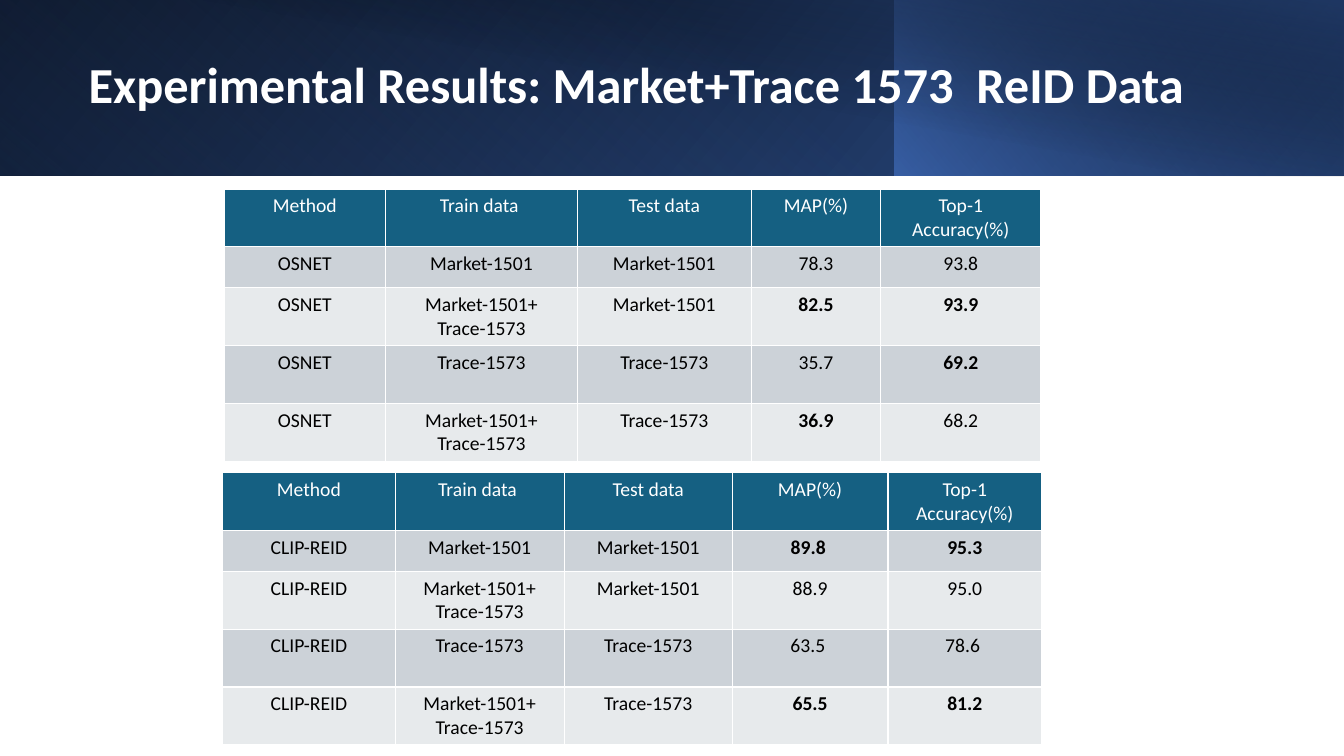
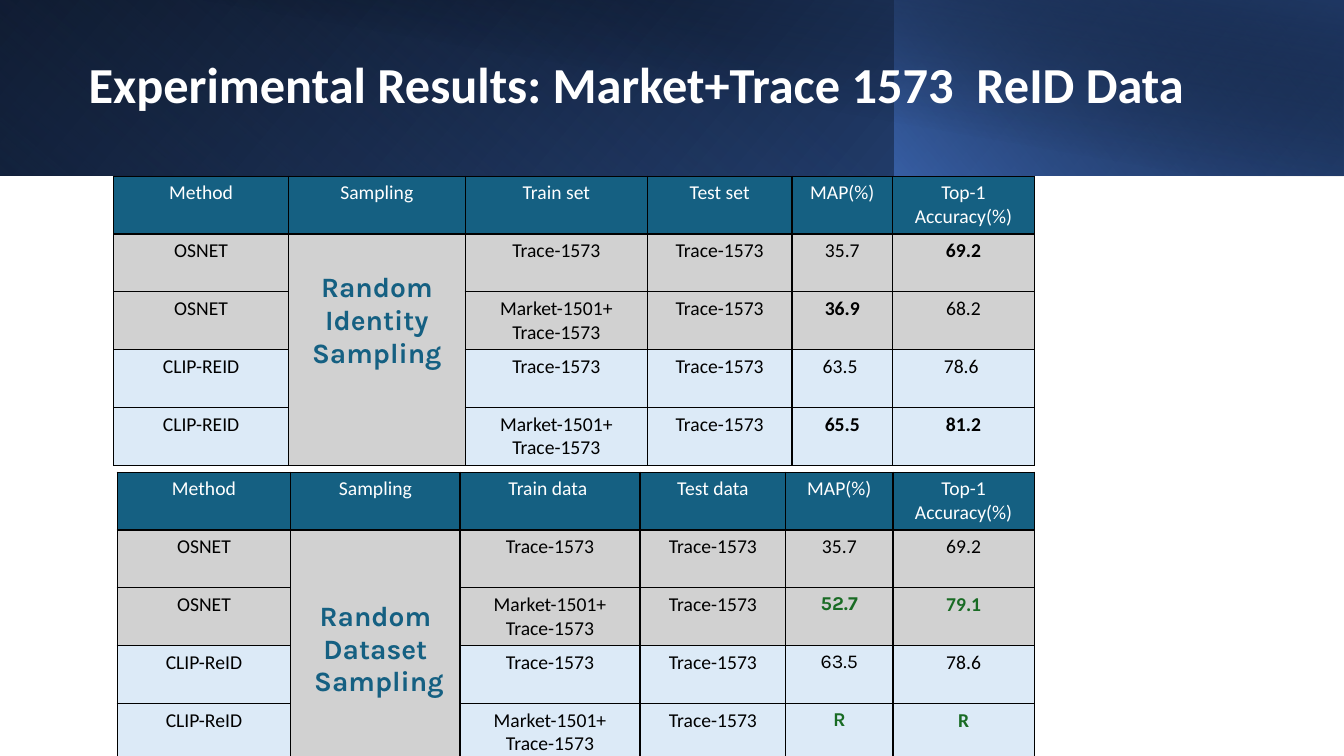
Before and after one commit to ManishGovind/transfer, a slide deck: slide 12 of Temp.pptx (slide 13 before the commit). Drawn at 1344x756 pixels with LibreOffice and Linux fonts; fonts in the diff are those of the drawing. Boxes give left, top, right and bottom in pixels: in the first picture for what was removed or moved away, otherwise in the second. Text is boxed around its words. In the diff, an @@ line names an element or a change of style, - is before the commit and + after.

Commit message:
added

```diff
--- a/Temp.pptx
+++ b/Temp.pptx
@@ table at [114, 176, 1033, 462] @@
-column 1: Method | OSNET | OSNET | OSNET | OSNET
-column 2: Train data | Market-1501 | Market-1501+ / Trace-1573 | Trace-1573 | Market-1501+ / Trace-1573
-column 3: Test data | Market-1501 | Market-1501 | Trace-1573 | Trace-1573
-column 4: MAP(%) | 78.3 | 82.5 | 35.7 | 36.9
-column 5: Top-1 Accuracy(%) | 93.8 | 93.9 | 69.2 | 68.2
+column 1: Method | OSNET | OSNET | CLIP-REID | CLIP-REID
+column 2: Sampling | Random Identity Sampling |  |  | 
+column 3: Train set | Trace-1573 | Market-1501+ / Trace-1573 | Trace-1573 | Market-1501+ / Trace-1573
+column 4: Test set | Trace-1573 | Trace-1573 | Trace-1573 | Trace-1573
+column 5: MAP(%) | 35.7 | 36.9 | 63.5 | 65.5
+column 6: Top-1 Accuracy(%) | 69.2 | 68.2 | 78.6 | 81.2
@@ table: place and size @@
-table at [224, 189, 1040, 458]
+table at [114, 176, 1033, 462]
@@ table at [117, 472, 1034, 756] @@
-column 1: Method | CLIP-REID | CLIP-REID | CLIP-REID | CLIP-REID
-column 2: Train data | Market-1501 | Market-1501+ / Trace-1573 | Trace-1573 | Market-1501+ / Trace-1573
-column 3: Test data | Market-1501 | Market-1501 | Trace-1573 | Trace-1573
-column 4: MAP(%) | 89.8 | 88.9 | 63.5 | 65.5
-column 5: Top-1 Accuracy(%) | 95.3 | 95.0 | 78.6 | 81.2
+column 1: Method | OSNET | OSNET | CLIP-ReID | CLIP-ReID
+column 2: Sampling | Random Dataset / Sampling |  |  | 
+column 3: Train data | Trace-1573 | Market-1501+ / Trace-1573 | Trace-1573 | Market-1501+ / Trace-1573
+column 4: Test data | Trace-1573 | Trace-1573 | Trace-1573 | Trace-1573
+column 5: MAP(%) | 35.7 | 52.7 | 63.5 | R
+column 6: Top-1 Accuracy(%) | 69.2 | 79.1 | 78.6 | R
@@ table: place and size @@
-table at [223, 473, 1043, 742]
+table at [117, 472, 1034, 756]
```
Also in this commit, not shown: 8 other slides changed, 8 slides added, 6 slides removed.
